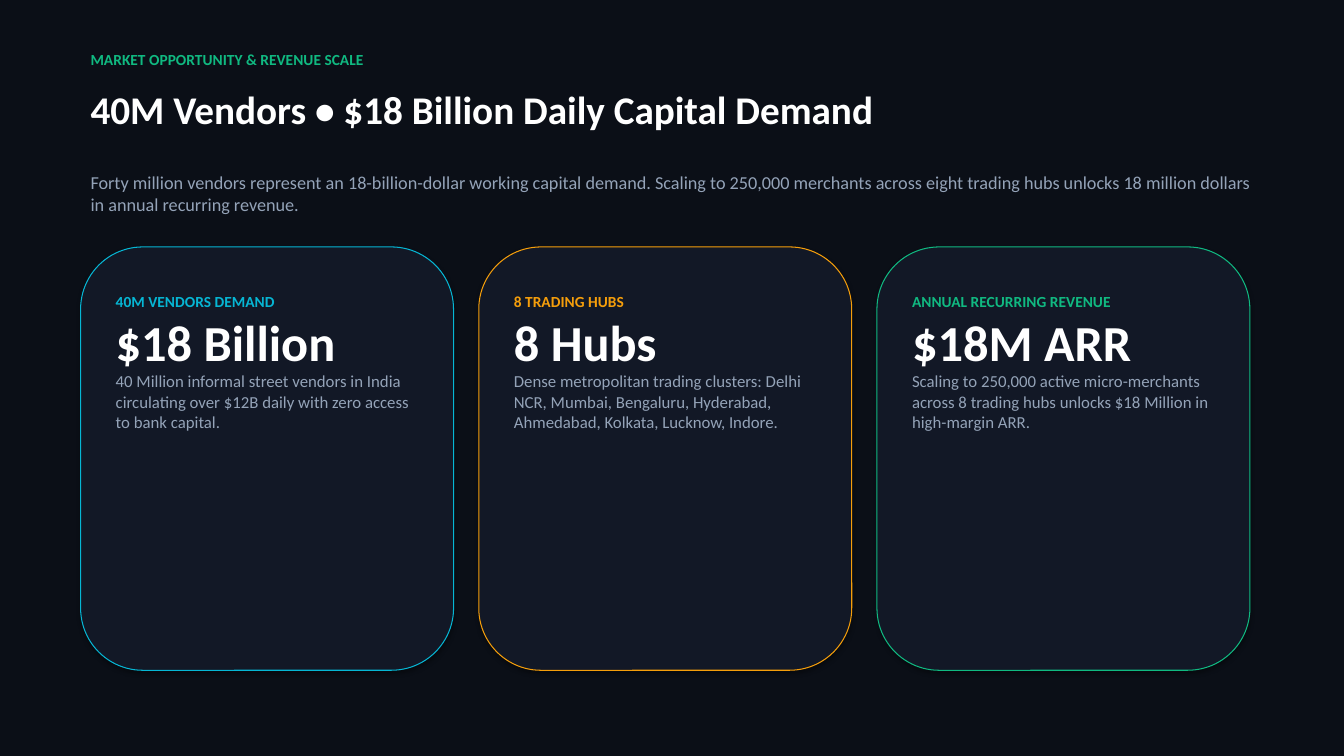
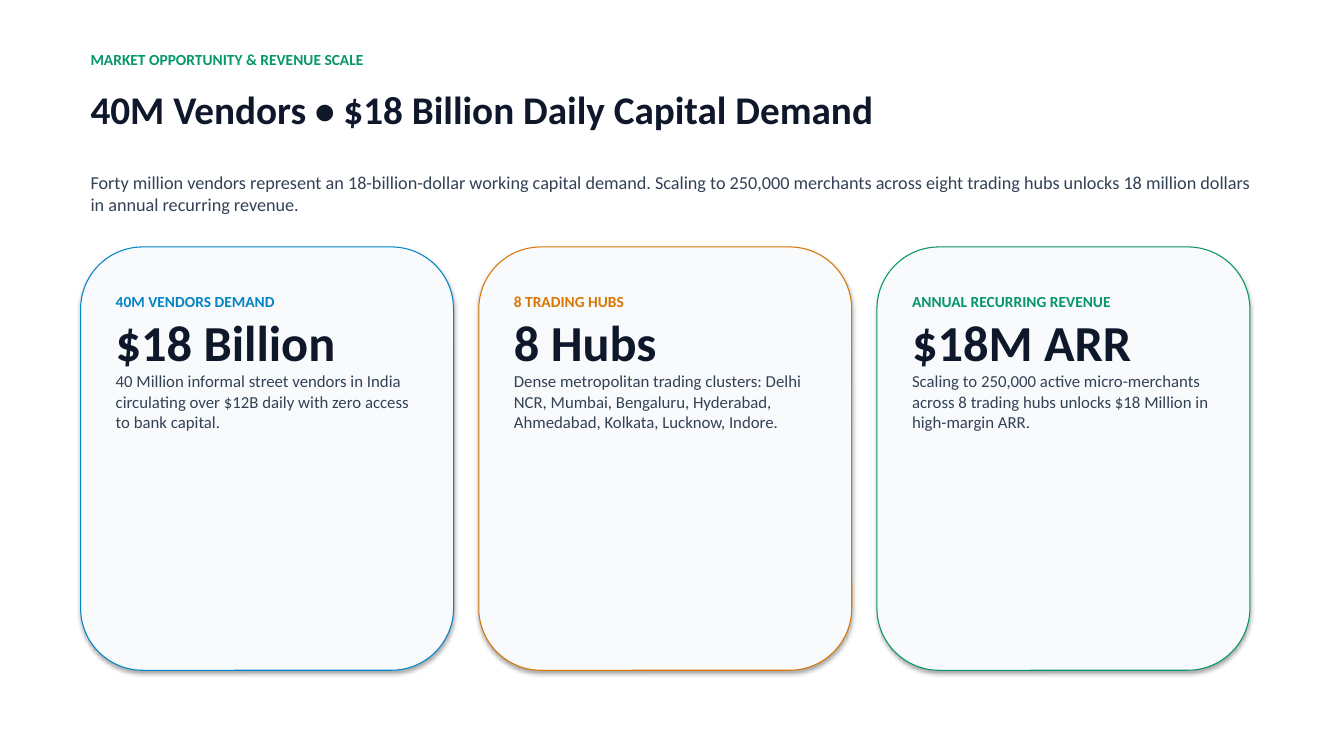
Before and after one commit to aadisthunder/finflow-graphiques, a slide deck: slide 8 of FinFlow_Pitch_Deck.pptx. Drawn at 1344x756 pixels with LibreOffice and Linux fonts; fonts in the diff are those of the drawing. Boxes give left, top, right and bottom in pixels: in the first picture for what was removed or moved away, otherwise in the second. Text is boxed around its words. In the diff, an @@ line names an element or a change of style, - is before the commit and + after.

```diff
--- a/FinFlow_Pitch_Deck.pptx
+++ b/FinFlow_Pitch_Deck.pptx
@@ rectangle at <box>0,0,1344,756</box>: fill #0B0F17 to #FFFFFF @@
@@ text "MARKET OPPORTUNITY & REVENUE SCALE" at <box>91,55,364,65</box>: text colour #10B981 to #059669 @@
@@ text "40M Vendors • $18 Billion ..." at <box>91,96,873,130</box>: text colour #FFFFFF to #0F172A @@
@@ text "Forty million vendors represent an ..." at <box>91,176,1249,214</box>: text colour #94A3B8 to #334155 @@
@@ rounded rectangle at <box>81,247,454,670</box>: fill #121826 to #F8FAFC; outline #06B6D4 0.75 pt to #0284C7 0.75 pt @@
@@ rounded rectangle at <box>479,247,852,670</box>: fill #121826 to #F8FAFC; outline #F59E0B 0.75 pt to #D97706 0.75 pt @@
@@ rounded rectangle at <box>877,247,1250,670</box>: fill #121826 to #F8FAFC; outline #10B981 0.75 pt to #059669 0.75 pt @@
@@ text "40M VENDORS DEMAND" at <box>116,297,409,431</box>: text colour #06B6D4 to #0284C7 in "40M VENDORS DEMAND"; text colour #FFFFFF to #0F172A in "$18 Billion"; text colour #94A3B8 to #334155 in "40 Million informal street vendors in India ..." @@
@@ text "8 TRADING HUBS" at <box>514,296,801,430</box>: text colour #F59E0B to #D97706 in "8 TRADING HUBS"; text colour #FFFFFF to #0F172A in "8 Hubs"; text colour #94A3B8 to #334155 in "Dense metropolitan trading clusters: Delhi NCR, Mumbai, ..." @@
@@ text "ANNUAL RECURRING REVENUE" at <box>912,297,1208,431</box>: text colour #10B981 to #059669 in "ANNUAL RECURRING REVENUE"; text colour #FFFFFF to #0F172A in "$18M ARR"; text colour #94A3B8 to #334155 in "Scaling to 250,000 active micro-merchants across 8 ..." @@
```
Also in this commit, not shown: 9 other slides changed, 20 other files.
